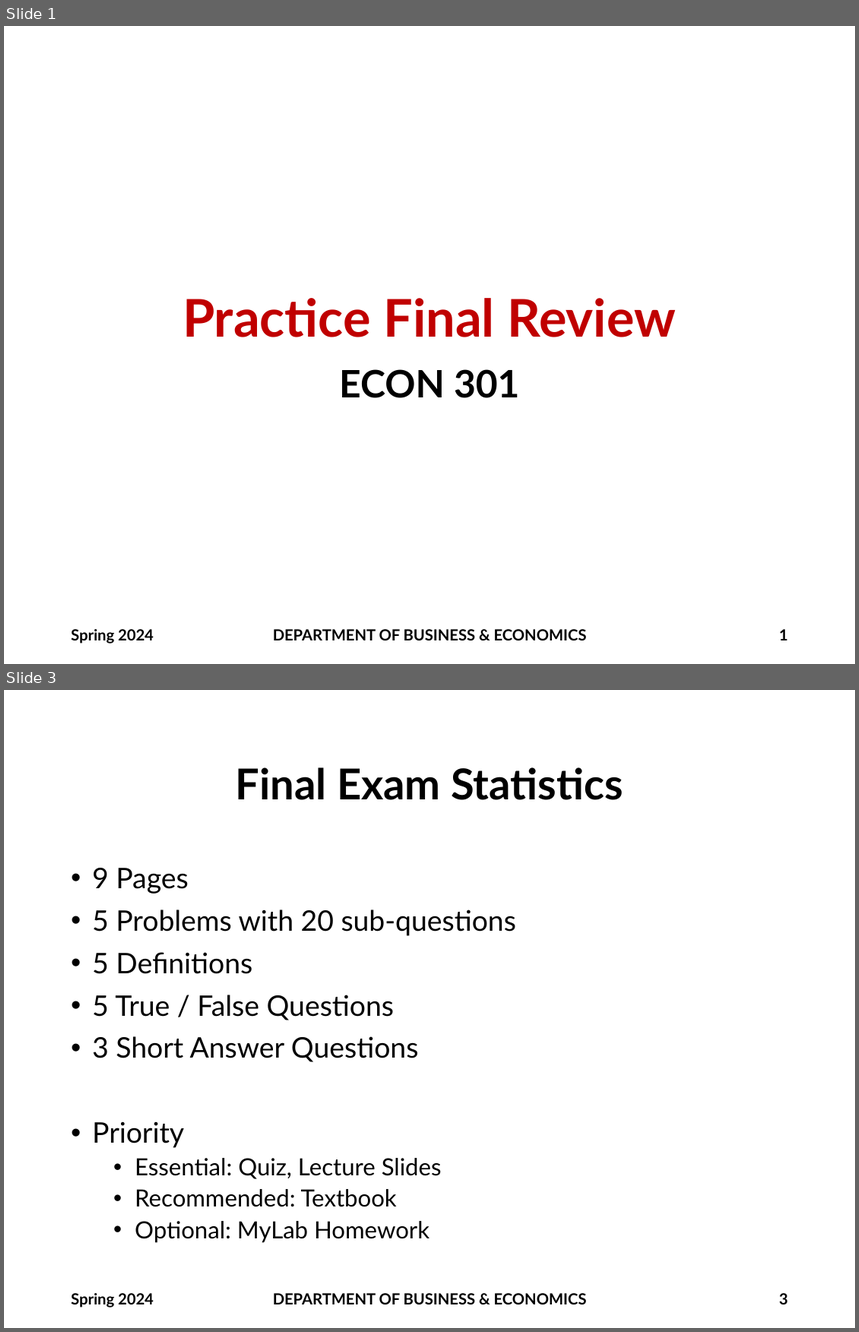
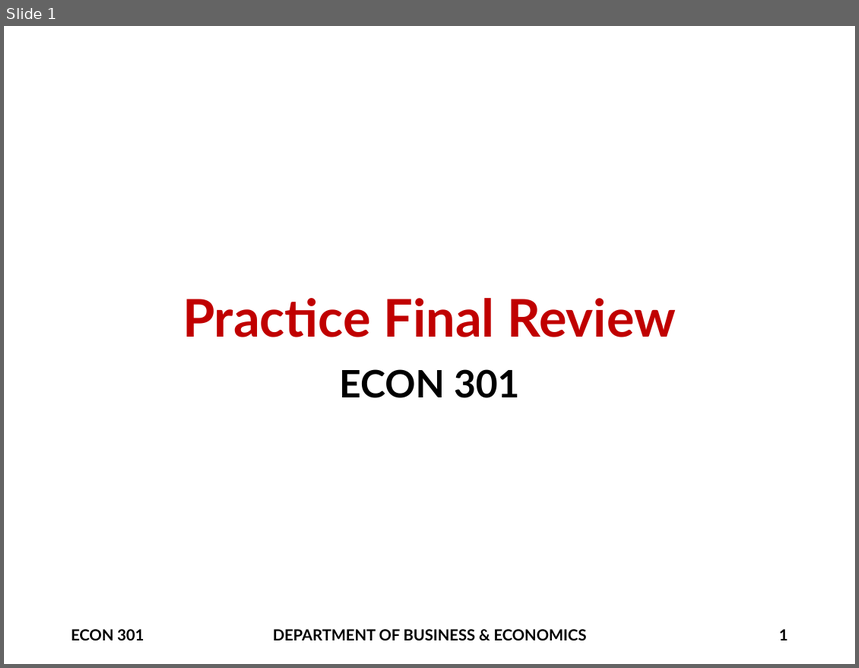
Before and after one commit to brianhwpark/brianhwpark.github.io, a slide deck: files/teaching-resources/monmouthcollege-econ-301/econ-301-final/ECON301-S2024-PracticeFinal-RECAP.pptx. Shown one above the other, each under a label of ours: slides 1 and 3 before the commit, slide 1 after it; the slides between them are not shown. The pictures are 859x1332 and 859x668 pixels, drawn with LibreOffice and Linux fonts; fonts in the diff are those of the drawing; background and template pictures are left out. Boxes give left, top, right and bottom in pixels: in the first picture for what was removed or moved away, otherwise in the second. Text is boxed around its words. In the diff, an @@ line names an element or a change of style, - is before the commit and + after.

```diff
--- a/files/teaching-resources/monmouthcollege-econ-301/econ-301-final/ECON301-S2024-PracticeFinal-RECAP.pptx
+++ b/files/teaching-resources/monmouthcollege-econ-301/econ-301-final/ECON301-S2024-PracticeFinal-RECAP.pptx
@@ slide 3 removed at (4,690,855,1328), background #FFFFFF @@
@@ title removed at (236,768,623,800) @@
-Final Exam Statistics
@@ text removed at (92,868,516,1243) @@
-• 9 Pages
-• 5 Problems with 20 sub-questions
-• 5 Definitions
-• 5 True / False Questions
-• 3 Short Answer Questions
-• Priority
-  • Essential: Quiz, Lecture Slides
-  • Recommended: Textbook
-  • Optional: MyLab Homework
@@ text removed at (71,1293,154,1308) @@
-Spring 2024
@@ text removed at (273,1293,587,1305) @@
-DEPARTMENT OF BUSINESS & ECONOMICS
@@ page number removed at (779,1293,788,1305) @@
-3
@@ slide 1 changed as well @@
@@ text at (71,629,144,641): text changed @@
-Spring 2024
+ECON 301
```
Also in this commit, not shown: 13 other slides changed, 1 other slide removed, 12 other files.
